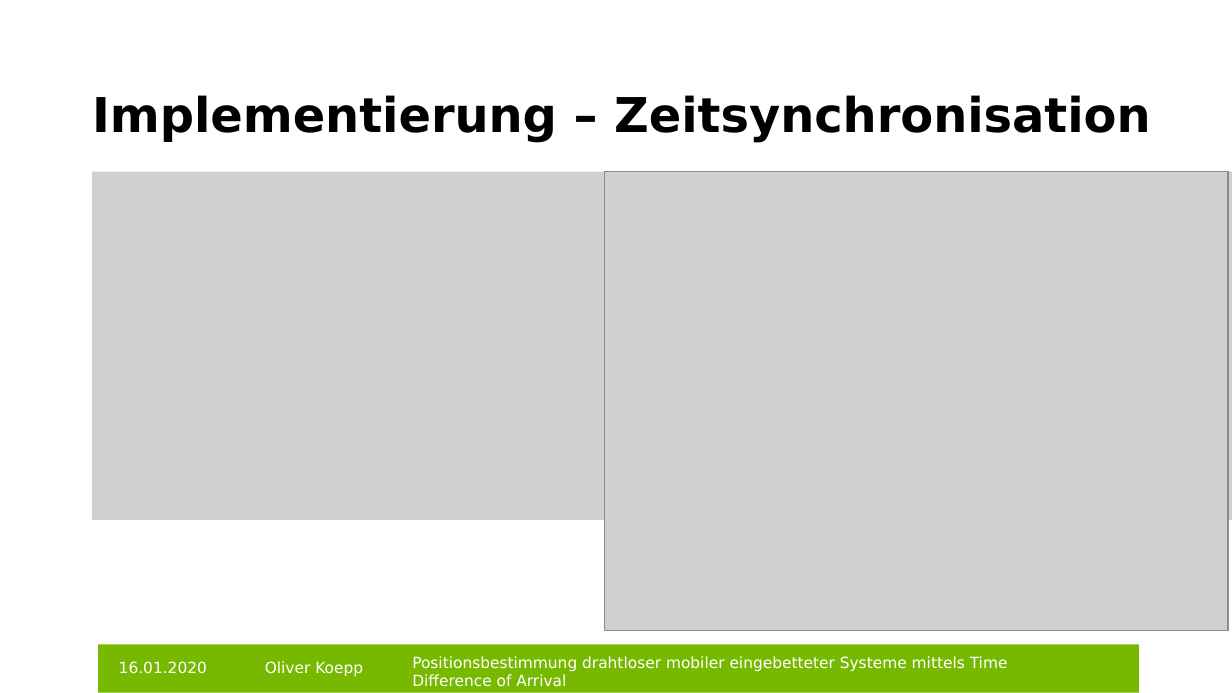
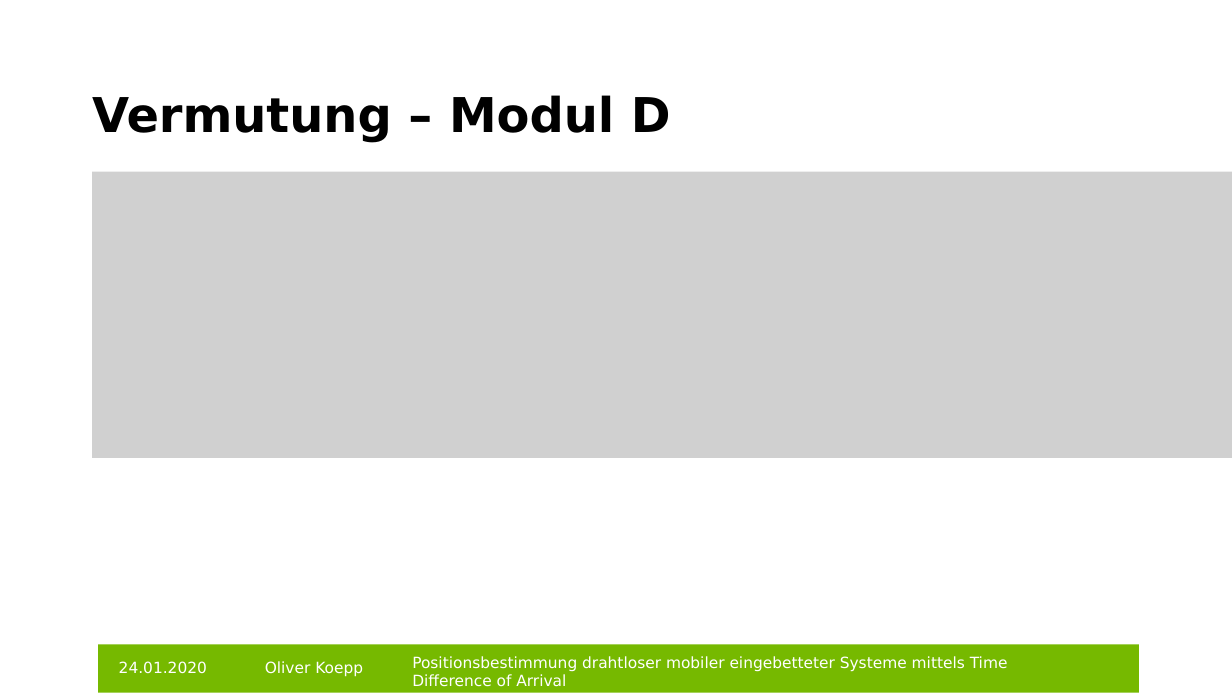
Before and after one commit to git-oliver/Bachelor-thesis, a slide deck: slide 15 of bachelorarbeit_vortrag.pptx (slide 12 before the commit). Drawn at 1232x693 pixels with LibreOffice and Linux fonts; fonts in the diff are those of the drawing; grey boxes stand for pictures; background and template pictures are left out. Boxes give left, top, right and bottom in pixels: in the first picture for what was removed or moved away, otherwise in the second. Text is boxed around its words. In the diff, an @@ line names an element or a change of style, - is before the commit and + after.

```diff
--- a/bachelorarbeit_vortrag.pptx
+++ b/bachelorarbeit_vortrag.pptx
@@ title at (x1=92, y1=95, x2=671, y2=143): text changed @@
-Implementierung – Zeitsynchronisation
+Vermutung – Modul D
@@ picture resized from (x1=92, y1=171, x2=1232, y2=520) to (x1=92, y1=171, x2=1232, y2=457) @@
@@ picture removed at (x1=605, y1=171, x2=1228, y2=631) @@
@@ text at (x1=119, y1=661, x2=207, y2=674): text changed @@
-16.01.2020
+24.01.2020
```
Also in this commit, not shown: 15 other slides changed, 2 slides removed, 1 other file.
